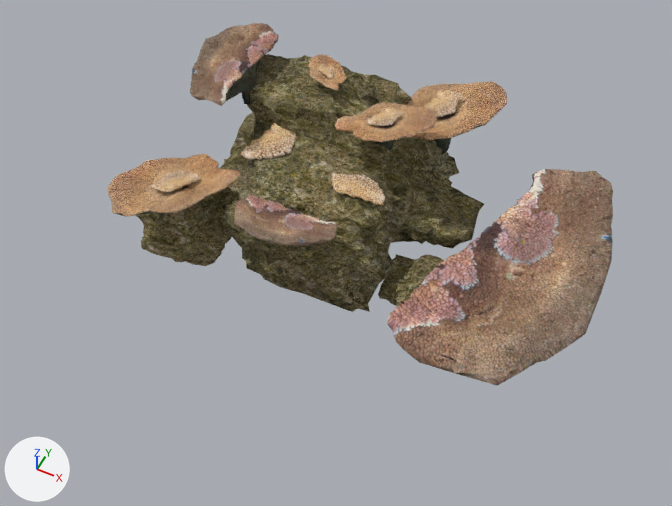
Two versions of the glTF model public/models/fish/acropora-hyacinthus/acropora-hyacinthus.glb, one commit apart.
The view is the same before and after, from a 50 mm camera at (2.43, -5.77, 6.06) aimed at (-0.22, -0.47, -0.57). The lights are fixed; the arrows at lower left show +X, +Y and +Z. The first picture is the older version.

Names of what the first picture shows: 'rock_rock0_hi', 'rock_rock3_hi', 'rock_rock3_hi.001', 'table_0', 'table_1', 'table_2', 'table_3', 'table_4', 'table_5', 'table_6', 'table_7', 'table_8'.
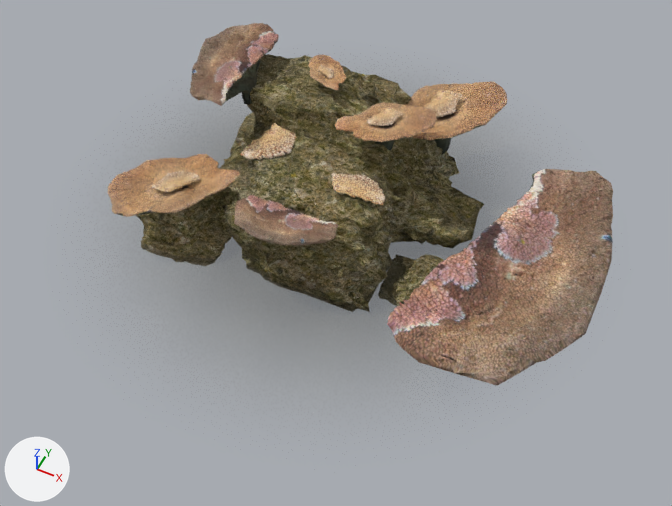
Where the change shows, as pixel boxes [x1, y1, x2, y2] in the pictures (672 x 506 px):
```json
{"object": "sand", "change": "added", "after": [201, 152, 481, 326]}
```

The change, as JSON lines over the scene's bpy script:
```json
{"op": "add", "block": "img_coral_sand", "code": ["img_coral_sand = load_image('coral-sand', '_unpacked/coral-sand', 256, 256, 'sRGB')"]}
{"op": "add", "block": "mat_sand", "code": ["mat_sand = bpy.data.materials.new('sand')", "# colours: grey #898989", "# uses the picture img_coral_sand"]}
{"op": "add", "block": "me_circle", "code": ["me_circle = bpy.data.meshes.new('Circle')", "me_circle.from_pydata(...)  # 65 vertices, 64 faces; spans x -3.0..3.0, y -3.0..3.0, z 0.0", "me_circle.materials.append(mat_sand)"]}
{"op": "add", "block": "ob_sand", "code": ["ob_sand = bpy.data.objects.new('sand', me_circle)", "ob_sand.location = (-0.507, 0.102, -0.647)"]}
```
